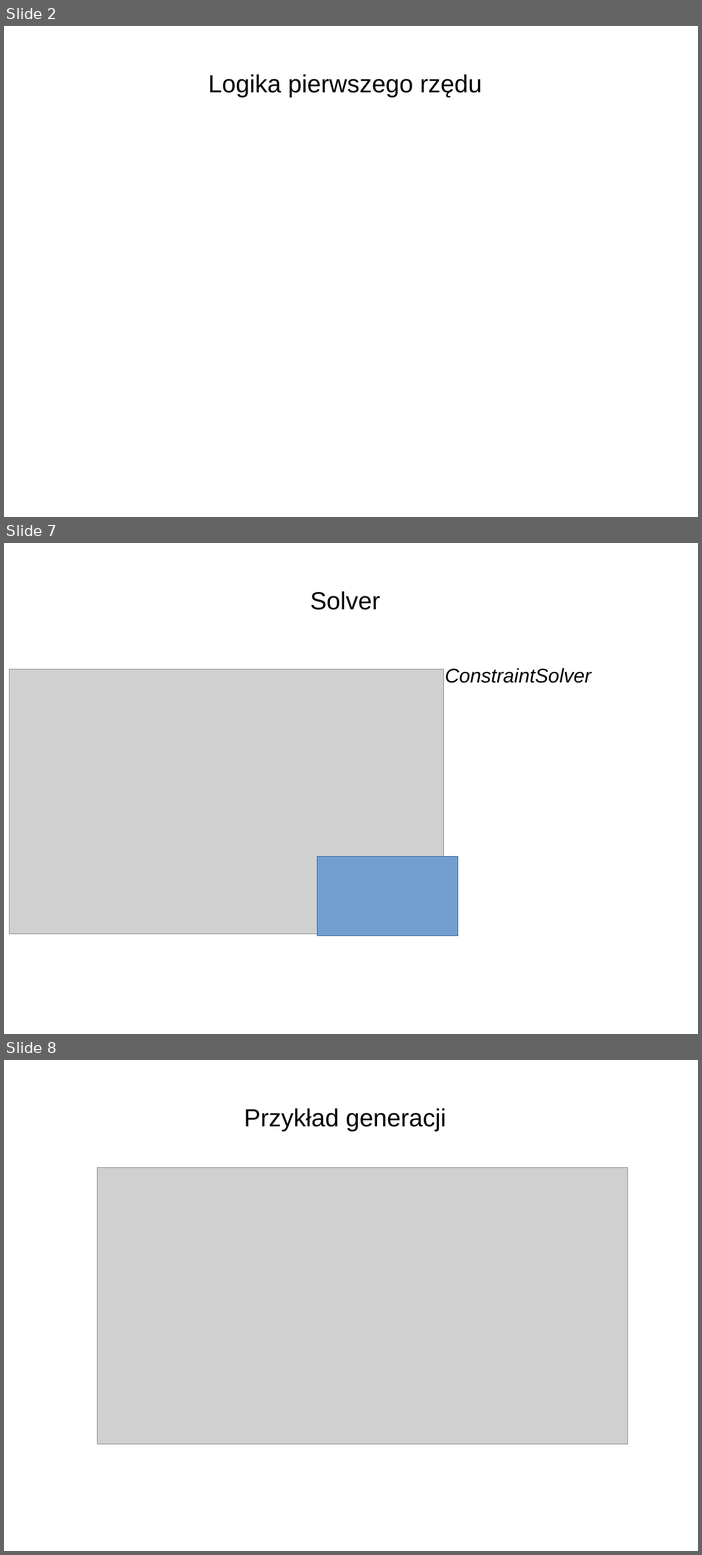
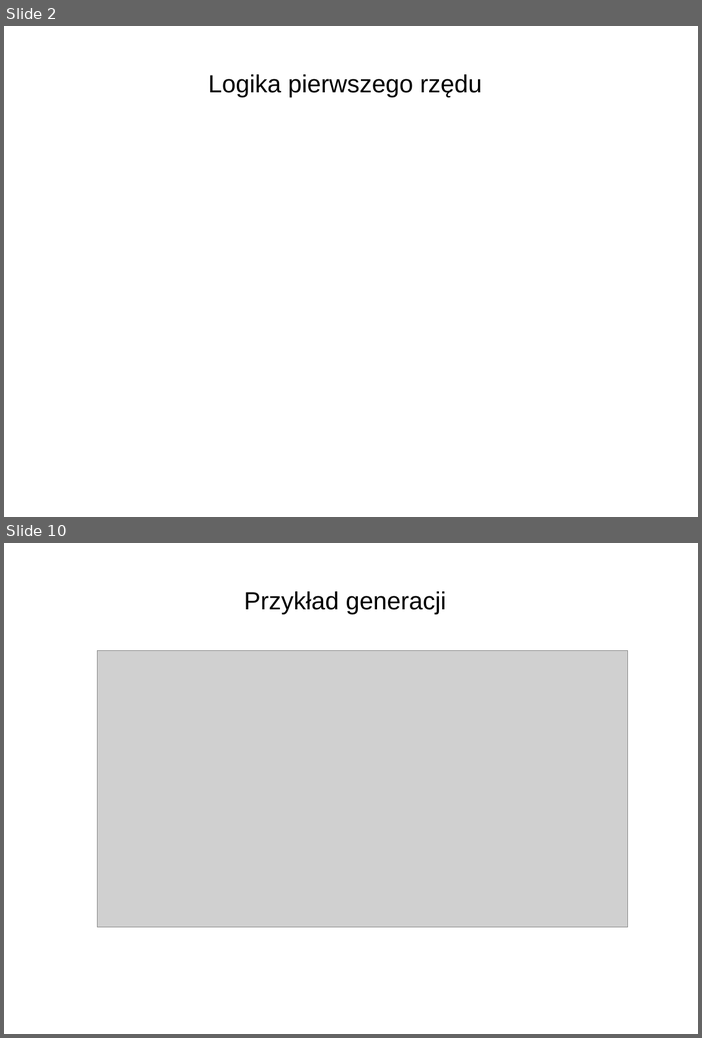
Before and after one commit to Mateusz-Grzelinski/set-research-documentation, a slide deck: bachelor.odp. Shown one above the other, each under a label of ours: slides 2, 7 and 8 before the commit, slides 2 and 10 after it; the slides between them are not shown. The pictures are 702x1555 and 702x1038 pixels, drawn with LibreOffice and Linux fonts; fonts in the diff are those of the drawing; grey boxes stand for pictures; background and template pictures are left out. Boxes give left, top, right and bottom in pixels: in the first picture for what was removed or moved away, otherwise in the second. Text is boxed around its words. In the diff, an @@ line names an element or a change of style, - is before the commit and + after.

```diff
--- a/bachelor.odp
+++ b/bachelor.odp
@@ slide 7 removed at [4,543,698,1034], background picture (left out) @@
@@ title removed at [310,591,380,610] @@
-Solver
@@ picture removed at [9,669,444,934] @@
@@ text removed at [445,668,592,683] @@
-ConstraintSolver
@@ rectangle removed at [318,857,458,937] @@
@@ what was slide 8 is now slide 10 @@
```
Also in this commit, not shown: 2 slides changed, 5 slides added, 2 other slides removed, 17 other files.
